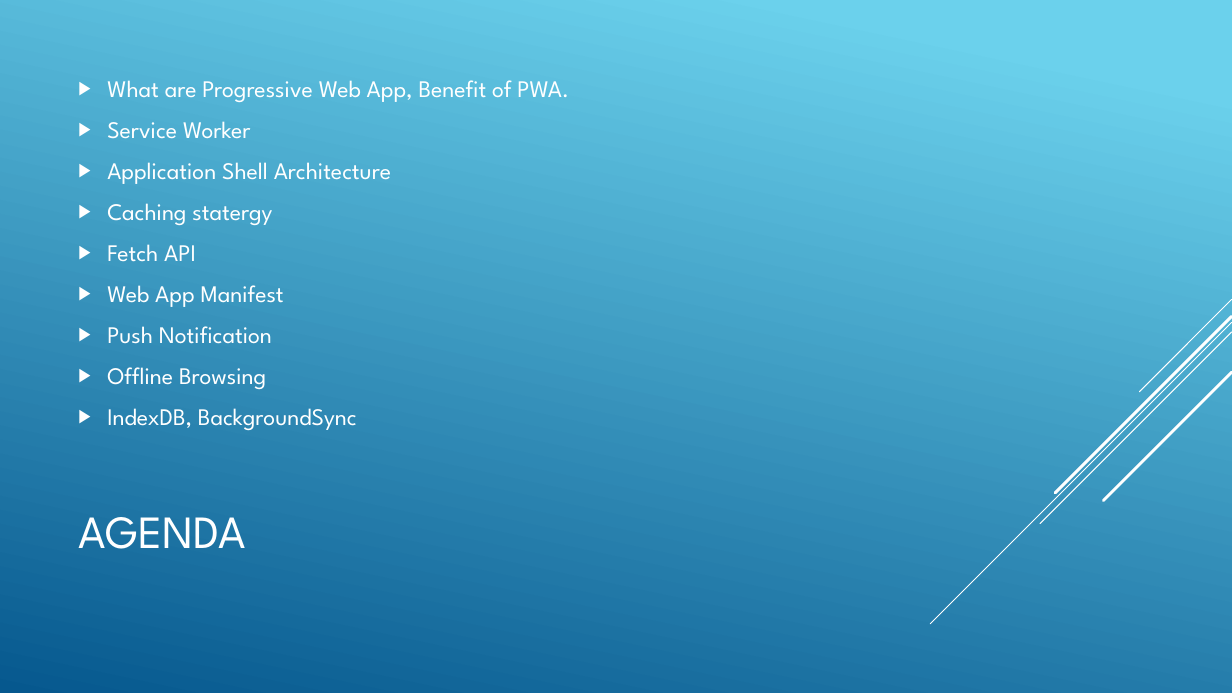
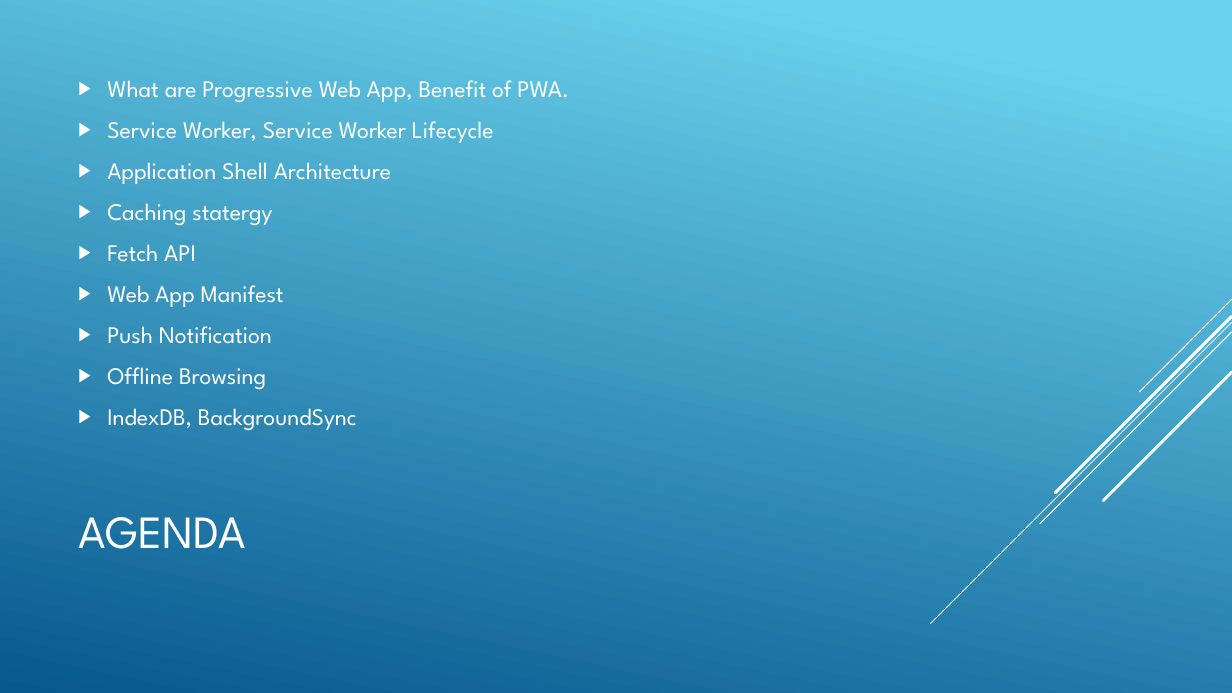
Before and after one commit to ngohungphuc/Presentation, a slide deck: slide 2 of Progressive Web App/PWA.pptx. Drawn at 1232x693 pixels with LibreOffice and Linux fonts; fonts in the diff are those of the drawing. Boxes give left, top, right and bottom in pixels: in the first picture for what was removed or moved away, otherwise in the second. Text is boxed around its words. In the diff, an @@ line names an element or a change of style, - is before the commit and + after.

Commit message:
update

```diff
--- a/Progressive Web App/PWA.pptx
+++ b/Progressive Web App/PWA.pptx
@@ text at bbox=[107, 121, 494, 143]: text changed @@
-▶ Service Worker
+▶ Service Worker, Service Worker Lifecycle
```
Also in this commit, not shown: 1 slide added.
